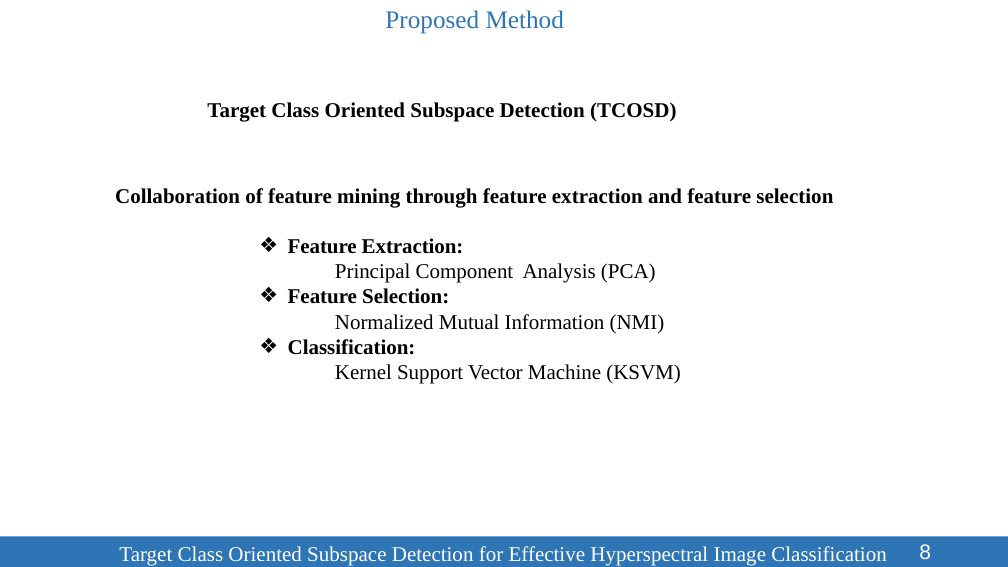
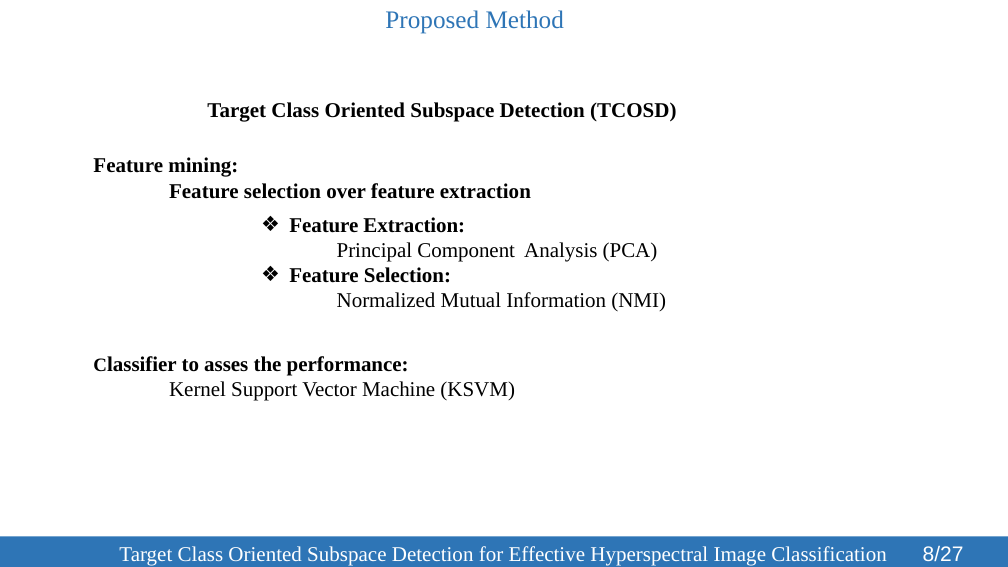
Before and after one commit to SleepyBrain/Remote-Sensing, a slide deck: slide 8 of Presentation/TCOSD-123086.pptx. Drawn at 1008x567 pixels with LibreOffice and Linux fonts; fonts in the diff are those of the drawing. Boxes give left, top, right and bottom in pixels: in the first picture for what was removed or moved away, otherwise in the second. Text is boxed around its words. In the diff, an @@ line names an element or a change of style, - is before the commit and + after.

```diff
--- a/Presentation/TCOSD-123086.pptx
+++ b/Presentation/TCOSD-123086.pptx
@@ text at box(93, 157, 531, 199): text changed @@
-Collaboration of feature mining through feature extraction and feature selection
+Feature mining:
+Feature selection over feature extraction
@@ text "Feature Extraction:": place and size @@
-text "Feature Extraction:" at box(288, 238, 681, 384)
+text "Feature Extraction:" at box(289, 217, 666, 312)
@@ text added at box(169, 356, 515, 401), 20 pt, text #000000, bold @@
+Classifier to asses the performance:
+Kernel Support Vector Machine (KSVM)
@@ text at box(288, 339, 681, 384): paragraphs removed @@
-❖ Classification:
-Kernel Support Vector Machine (KSVM)
@@ page number at box(923, 545, 964, 561): text changed @@
-8
+8/27
```
Also in this commit, not shown: 16 other slides changed, 1 slide added, 4 other files.
